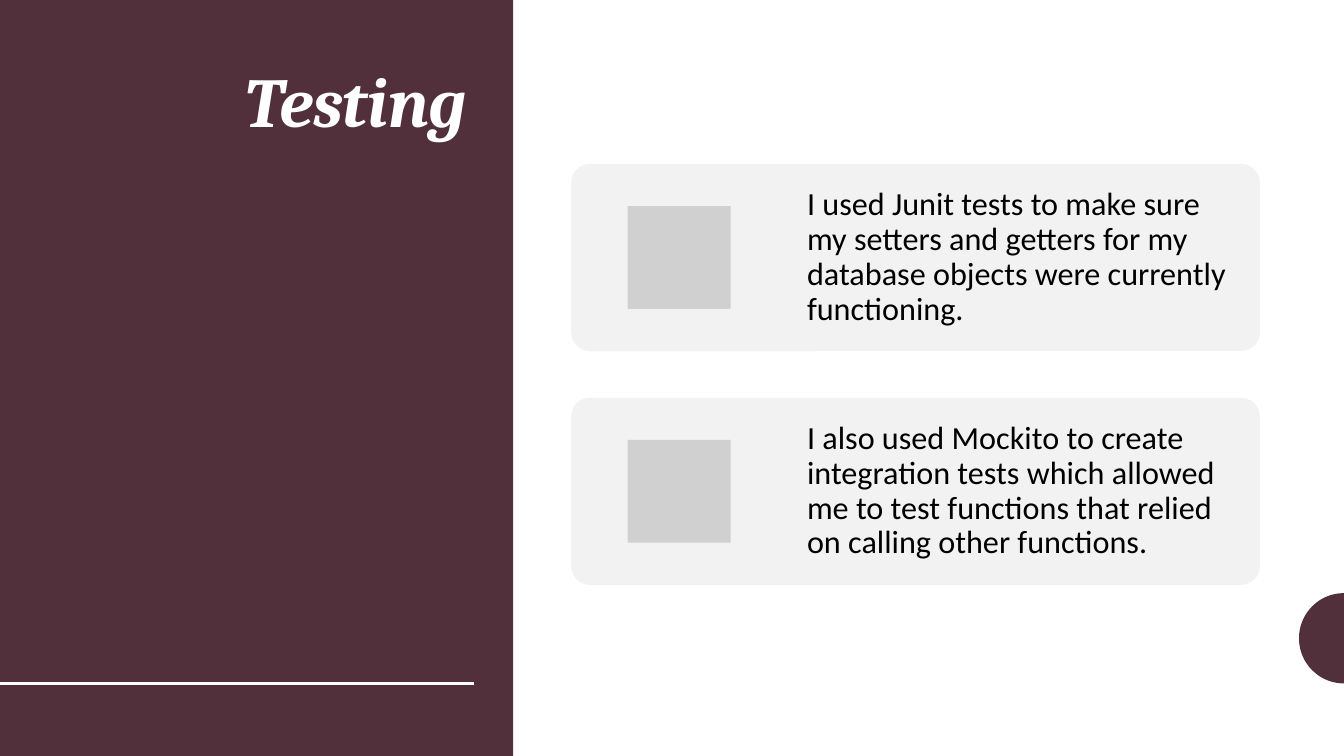
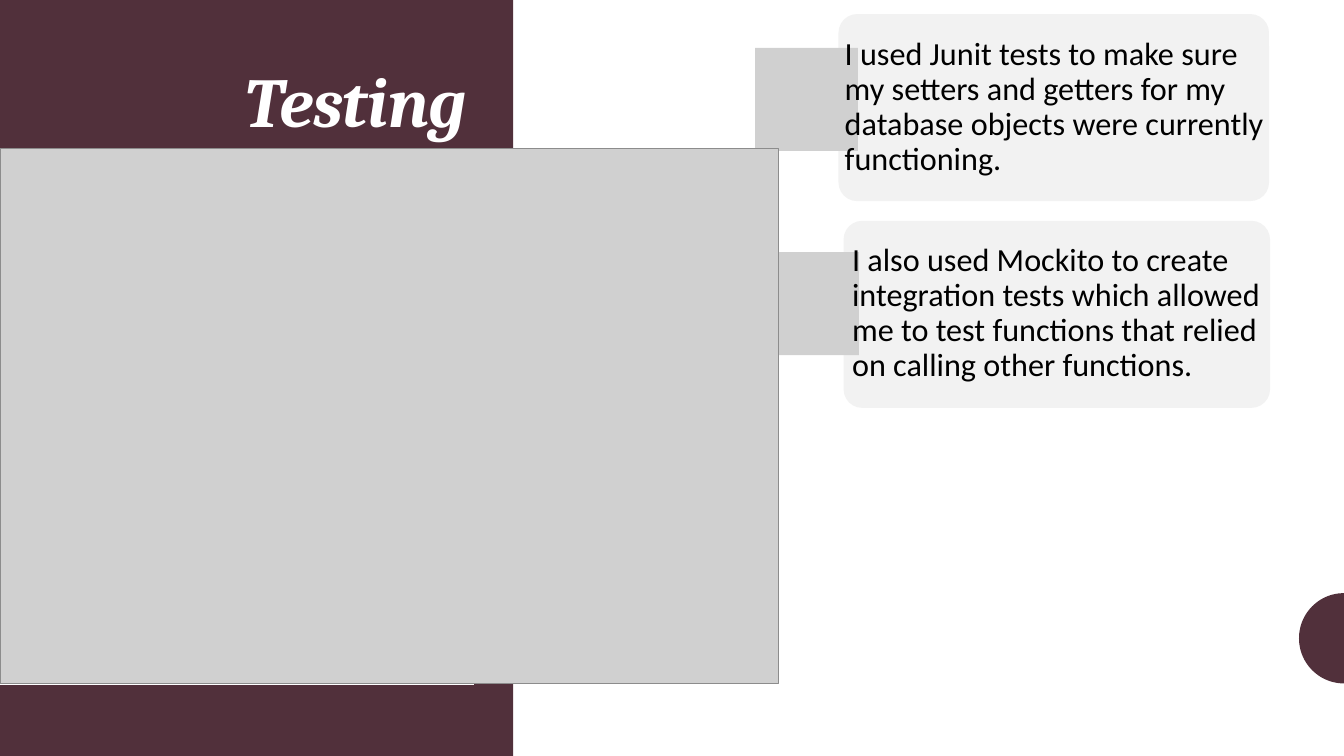
Before and after one commit to ccgr1121/IMS-Project, a slide deck: slide 9 of IMS Presentation.pptx. Drawn at 1344x756 pixels with LibreOffice and Linux fonts; fonts in the diff are those of the drawing; grey boxes stand for pictures. Boxes give left, top, right and bottom in pixels: in the first picture for what was removed or moved away, otherwise in the second. Text is boxed around its words. In the diff, an @@ line names an element or a change of style, - is before the commit and + after.

Commit message:
edited presentation

```diff
--- a/IMS Presentation.pptx
+++ b/IMS Presentation.pptx
@@ text "I used Junit tests to ...": place and size @@
-text "I used Junit tests to ..." at [807,192,1226,326]
+text "I used Junit tests to ..." at [845,42,1263,176]
@@ rounded rectangle added at [839,14,1269,202], fill #F2F2F2 @@
@@ picture: place and size @@
-picture at [628,206,731,309]
+picture at [755,48,858,151]
@@ picture added at [0,148,779,684] @@
@@ text "I also used Mockito to ...": place and size @@
-text "I also used Mockito to ..." at [807,426,1215,559]
+text "I also used Mockito to ..." at [852,248,1260,382]
@@ rounded rectangle: place and size @@
-rounded rectangle at [572,164,1260,352]
+rounded rectangle at [844,221,1270,408]
@@ picture added at [756,252,859,355] @@
@@ rounded rectangle removed at [572,398,1260,586] @@
@@ picture removed at [628,440,731,542] @@
```
